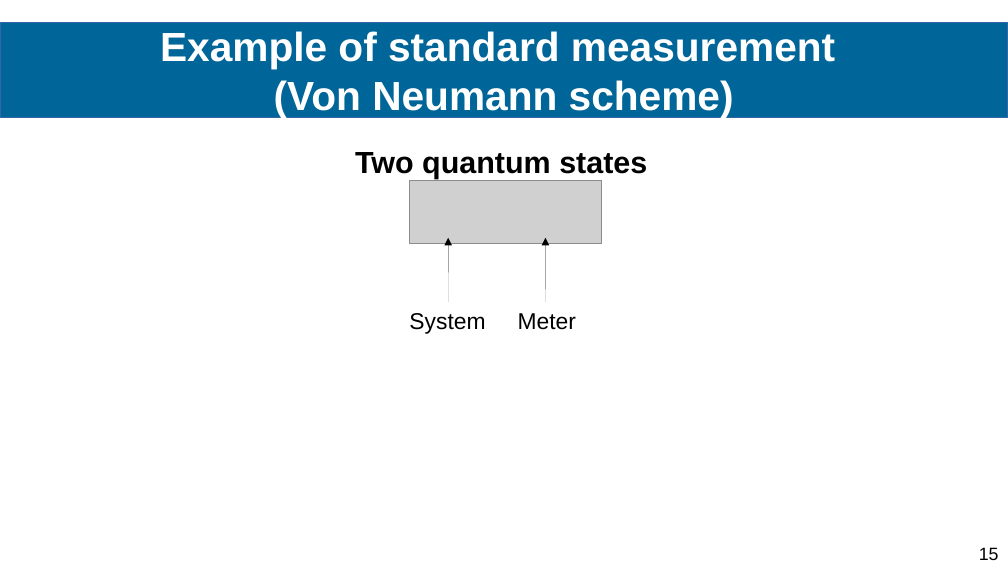
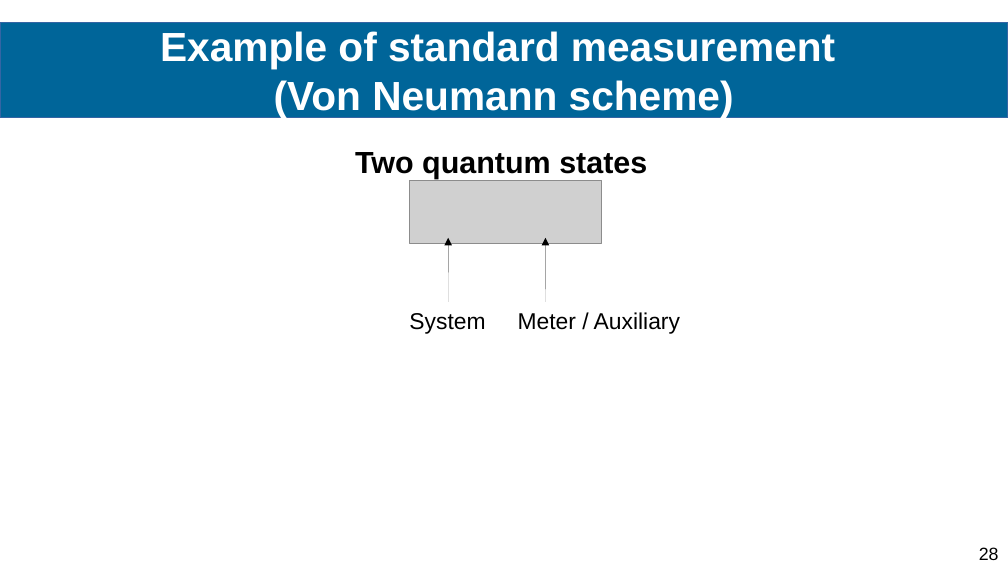
Before and after one commit to Ismaele-vincent/PhD, a slide deck: slide 28 of 2024/Conference abstract/Conference FOMO/Presentation FOMO 2024 ver3.odp (slide 15 before the commit). Drawn at 1008x567 pixels with LibreOffice and Linux fonts; fonts in the diff are those of the drawing; grey boxes stand for pictures; background and template pictures are left out. Boxes give left, top, right and bottom in pixels: in the first picture for what was removed or moved away, otherwise in the second. Text is boxed around its words. In the diff, an @@ line names an element or a change of style, - is before the commit and + after.

```diff
--- a/2024/Conference abstract/Conference FOMO/Presentation FOMO 2024 ver3.odp
+++ b/2024/Conference abstract/Conference FOMO/Presentation FOMO 2024 ver3.odp
@@ text at (518, 312, 680, 334): text changed @@
-Meter
+Meter / Auxiliary
@@ page number at (979, 547, 999, 560): text changed @@
-15
+28
```
Also in this commit, not shown: 21 other slides changed, 44 slides added, 3 slides removed, 7 other files.
